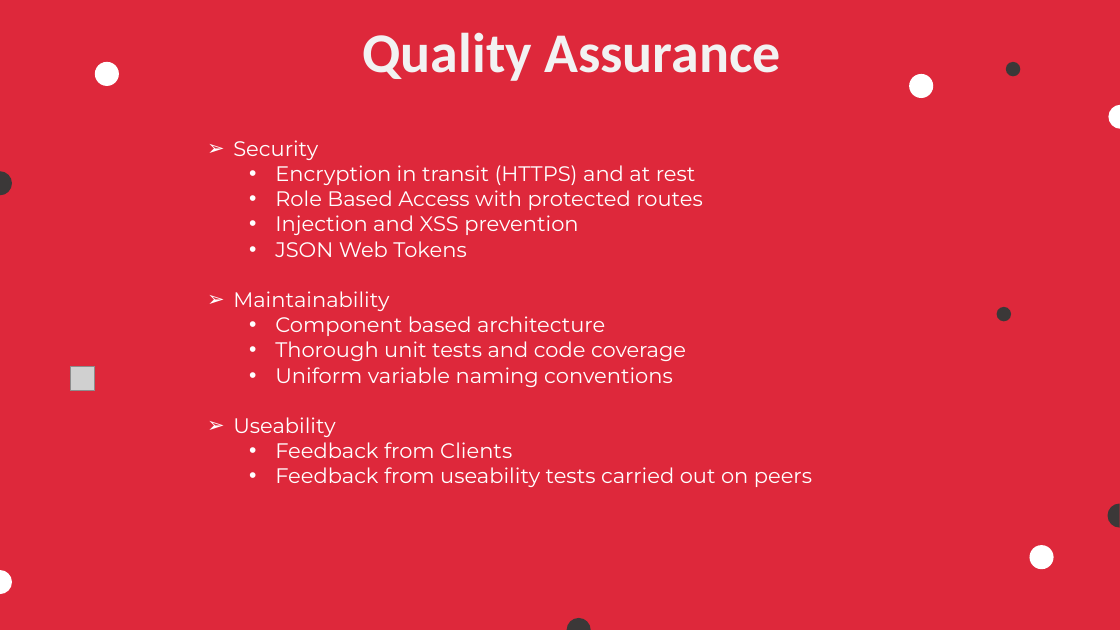
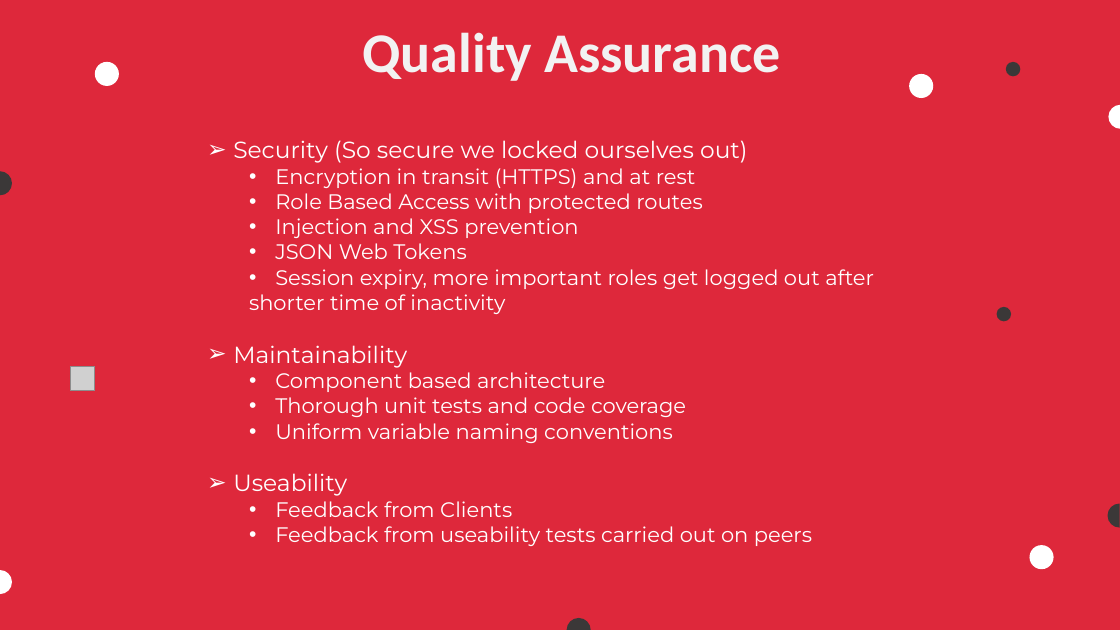
Before and after one commit to COS301-SE-2023/Pronto, a slide deck: slide 5 of Documentation/Demo 4 documents/Demo 4 Slideshow.pptx (slide 6 before the commit). Drawn at 1120x630 pixels with LibreOffice and Linux fonts; fonts in the diff are those of the drawing; grey boxes stand for pictures; background and template pictures are left out. Boxes give left, top, right and bottom in pixels: in the first picture for what was removed or moved away, otherwise in the second. Text is boxed around its words. In the diff, an @@ line names an element or a change of style, - is before the commit and + after.

```diff
--- a/Documentation/Demo 4 documents/Demo 4 Slideshow.pptx
+++ b/Documentation/Demo 4 documents/Demo 4 Slideshow.pptx
@@ text at bbox=[233, 140, 748, 163]: text changed; size 18 to 20 pt @@
-➢ Security
+➢ Security (So secure we locked ourselves out)
@@ text at bbox=[249, 269, 874, 314]: paragraphs added @@
+  • Session expiry, more important roles get logged out after
+  shorter time of inactivity
@@ text at bbox=[233, 345, 407, 496]: size 18 to 20 pt in "Maintainability", "Useability" @@
```
Also in this commit, not shown: 5 other slides changed, 2 slides removed.
